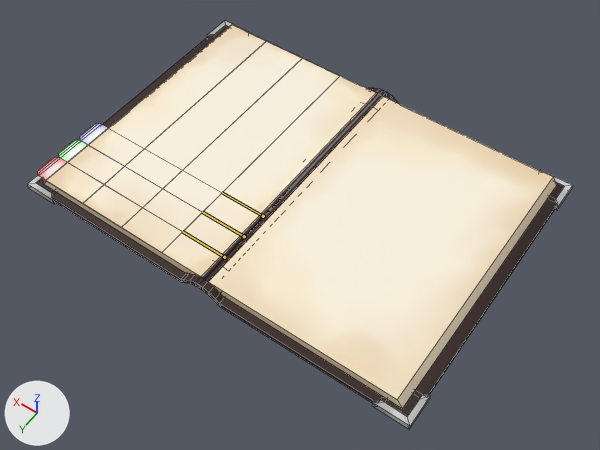
What one commit did to the FBX model Turn Based Roguelike/Assets/Maurits/AnimatedBook.fbx.
Camera for both pictures: a 50 mm camera at (-0.45, 0.629, 0.9) aimed at (-0.027, 0.038, -0.029). Lighting does not change. The marker at lower left points along +X, +Y and +Z. The bones that change are drawn over the model as lines. Mesh edges are drawn as thin lines.
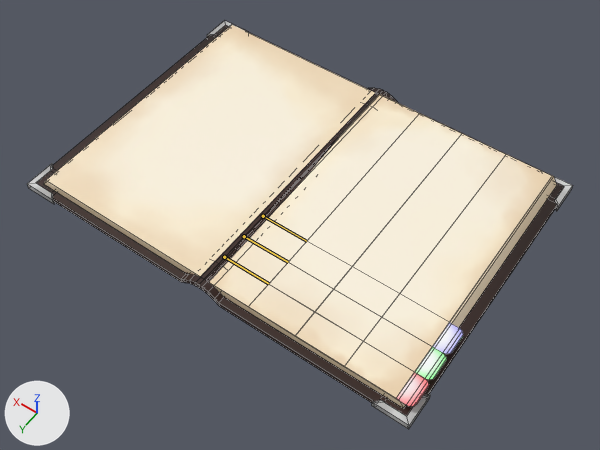
The newer file adds an action. The first version stands in its rest pose; the second is drawn at frame 60 of the action 'Armature|Armature.001|Armature|Armature|Armature|BookOpen'.

Changed parts and their boxes [x1, y1, x2, y2] in the pictures (600 x 450 px):
'Cube', posed: [27, 21, 573, 429] in both
bone 'BottomPage1', root to tip: before (263, 216) to (222, 192); after (263, 216) to (306, 241)
bone 'MiddlePage1', root to tip: before (244, 236) to (202, 212); after (244, 236) to (288, 262)
bone 'TopPage1', root to tip: before (224, 257) to (182, 231); after (224, 257) to (268, 283)

The change in detail:
Bone 'BottomPage1' (bone_bottompage1) turns from (0, 0, 0) to (0, 10, -180) degrees about its own x, y and z.
Bone 'MiddlePage1' (bone_middlepage1) turns from (0, 0, 0) to (0, 10, -180) degrees about its own x, y and z.
Bone 'TopPage1' (bone_toppage1) turns from (0, 0, 0) to (0, 10, -180) degrees about its own x, y and z.
